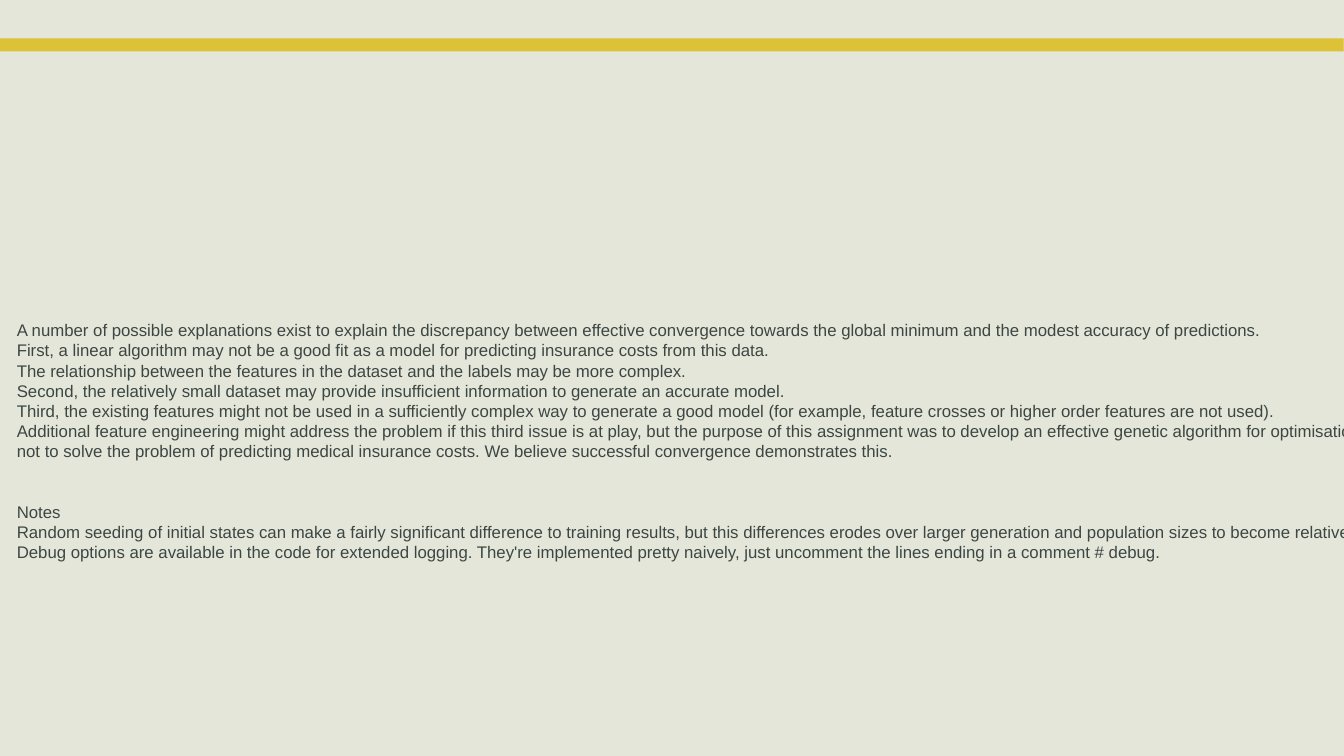
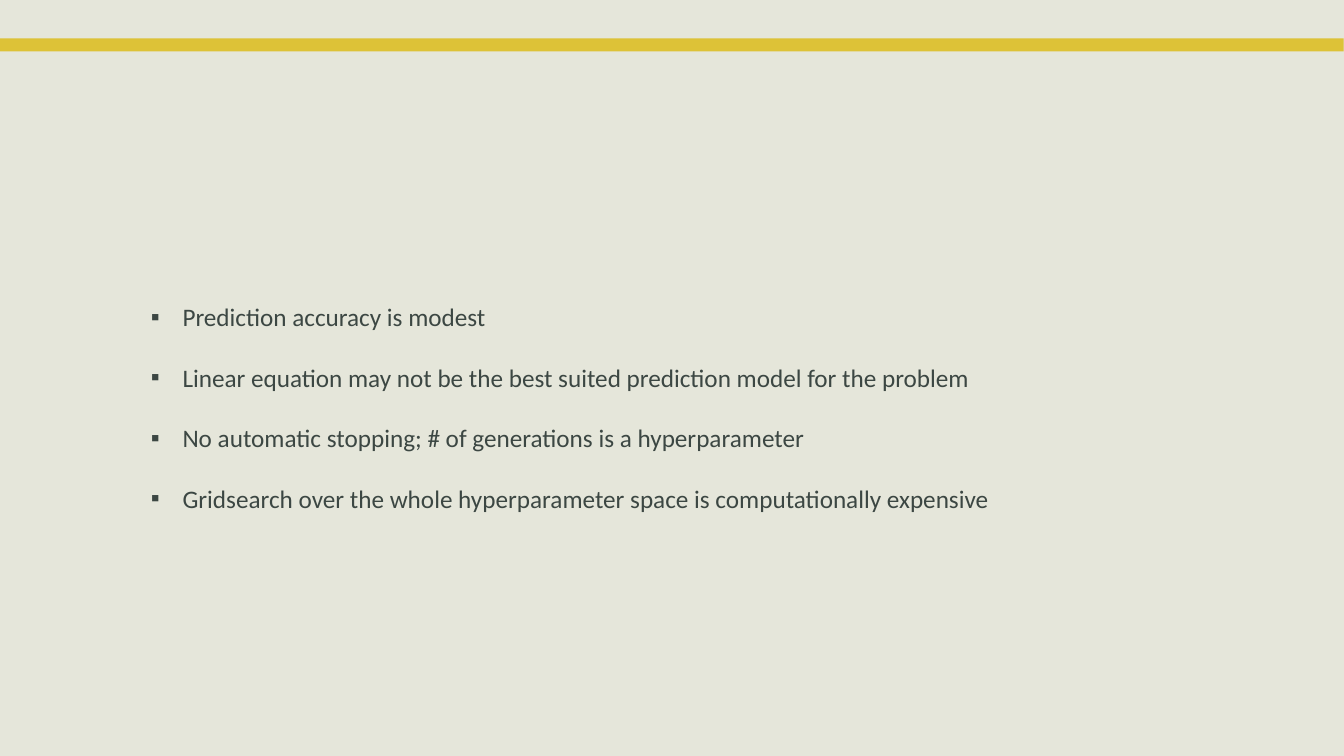
Before and after one commit to PhilipCastiglione/SIT215_PBL4, a slide deck: slide 11 of PST4 Genetic Algorithms.pptx (slide 9 before the commit). Drawn at 1344x756 pixels with LibreOffice and Linux fonts; fonts in the diff are those of the drawing; background and template pictures are left out. Boxes give left, top, right and bottom in pixels: in the first picture for what was removed or moved away, otherwise in the second. Text is boxed around its words. In the diff, an @@ line names an element or a change of style, - is before the commit and + after.

Commit message:
Final draft of presentation

```diff
--- a/PST4 Genetic Algorithms.pptx
+++ b/PST4 Genetic Algorithms.pptx
@@ text removed at (x1=17, y1=324, x2=1290, y2=562) @@
-A number of possible explanations exist to explain the discrepancy between effective convergence towards the global minimum and the modest accuracy of predictions.
-First, a linear algorithm may not be a good fit as a model for predicting insurance costs from this data.
-The relationship between the features in the dataset and the labels may be more complex.
-Second, the relatively small dataset may provide insufficient information to generate an accurate model.
-Third, the existing features might not be used in a sufficiently complex way to generate a good model (for example, feature crosses or higher order features are not used).
-Additional feature engineering might address the problem if this third issue is at play, but the purpose of this assignment was to develop an effective genetic algorithm for optimisation,
-not to solve the problem of predicting medical insurance costs. We believe successful convergence demonstrates this.
-Notes
-Random seeding of initial states can make a fairly significant difference to training results, but this differences erodes over larger generation and population sizes to become relatively negligible.
-Debug options are available in the code for extended logging. They're implemented pretty naively, just uncomment the lines ending in a comment # debug.
@@ text added at (x1=183, y1=308, x2=988, y2=512), 18 pt, text #3C4743 @@
+▪ Prediction accuracy is modest
+▪ Linear equation may not be the best suited prediction model for the problem
+▪ No automatic stopping; # of generations is a hyperparameter
+▪ Gridsearch over the whole hyperparameter space is computationally expensive
```
Also in this commit, not shown: 6 other slides changed, 4 slides added, 1 slide removed.
